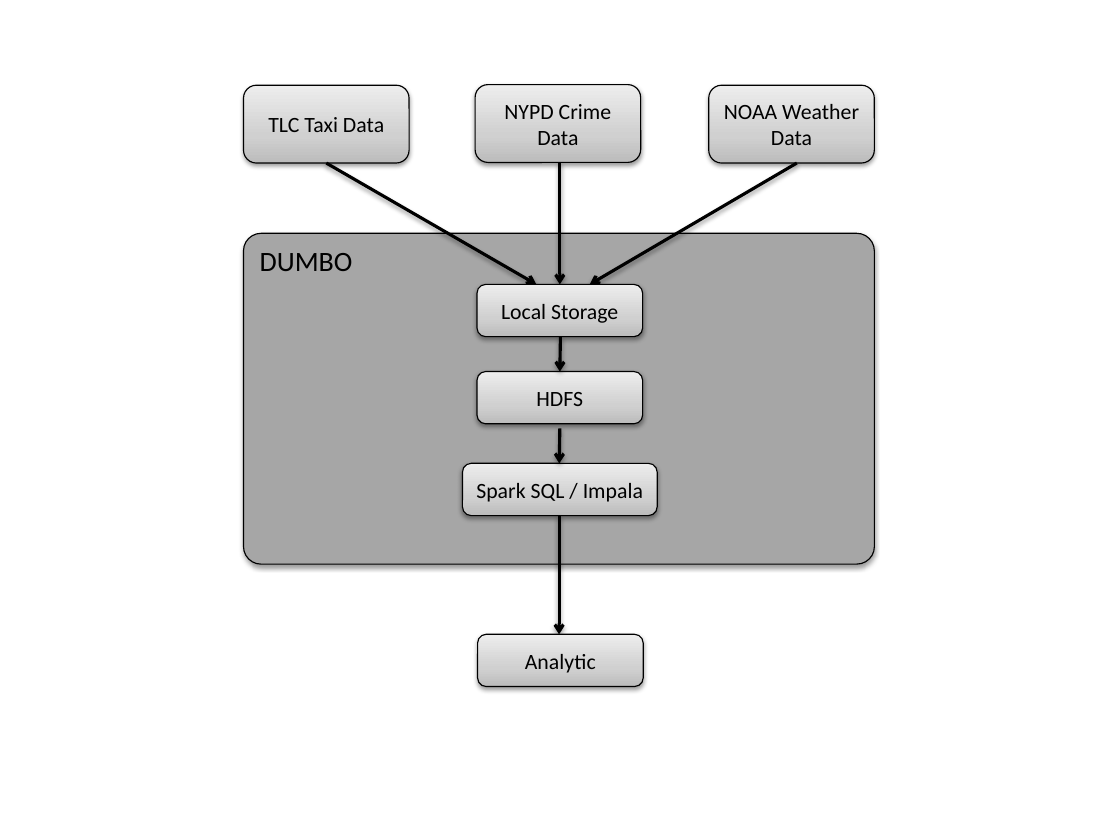
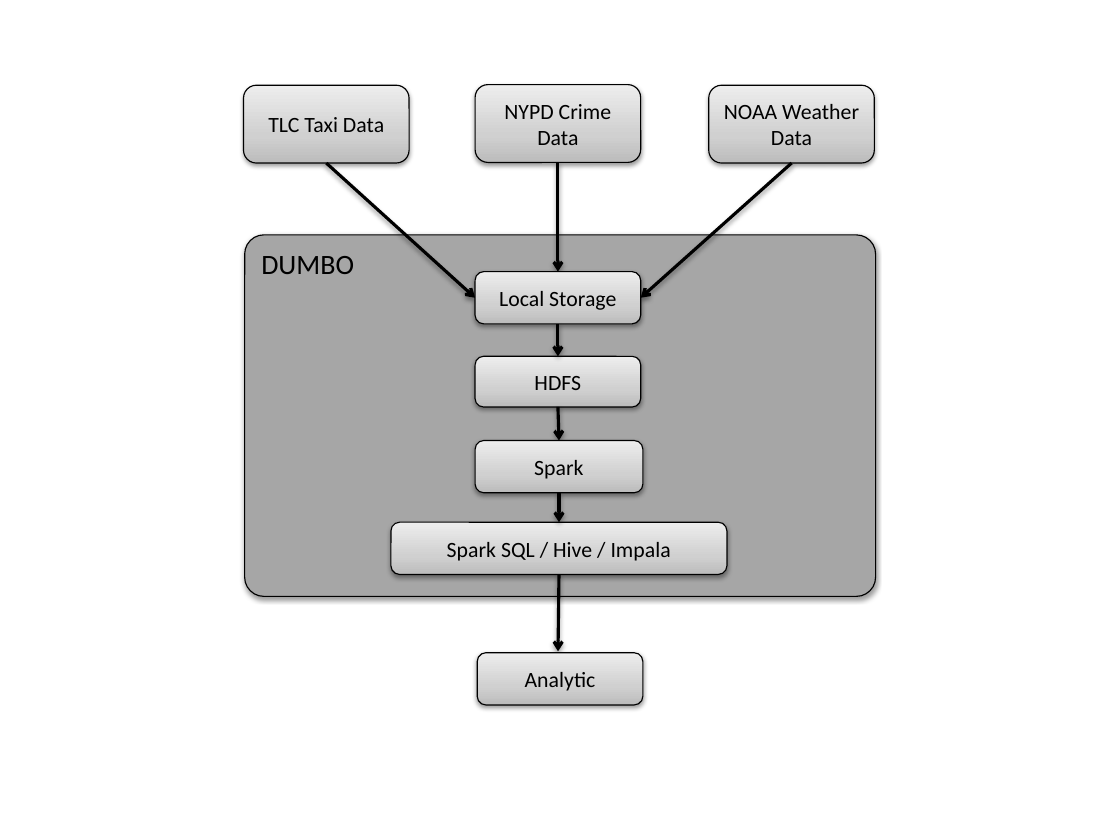
Before and after one commit to carpetri/crime, a slide deck: slide 1 of team_project_proposal/DesignFlowDiagram.pptx. Drawn at 1120x840 pixels with LibreOffice and Linux fonts; fonts in the diff are those of the drawing. Boxes give left, top, right and bottom in pixels: in the first picture for what was removed or moved away, otherwise in the second. Text is boxed around its words. In the diff, an @@ line names an element or a change of style, - is before the commit and + after.

```diff
--- a/team_project_proposal/DesignFlowDiagram.pptx
+++ b/team_project_proposal/DesignFlowDiagram.pptx
@@ arrow moved from (326, 164) - (536, 284) to (326, 164) - (475, 298) @@
@@ arrow moved from (560, 162) - (560, 284) to (558, 162) - (558, 272) @@
@@ arrow moved from (796, 164) - (590, 284) to (792, 164) - (641, 298) @@
@@ rounded rectangle "DUMBO": place and size @@
-rounded rectangle "DUMBO" at (243,233,874,563)
+rounded rectangle "DUMBO" at (244,235,875,597)
@@ rounded rectangle "Local Storage": place and size @@
-rounded rectangle "Local Storage" at (477,284,643,337)
+rounded rectangle "Local Storage" at (475,272,641,325)
@@ arrow moved from (560, 337) - (560, 372) to (558, 324) - (558, 356) @@
@@ rounded rectangle "HDFS": place and size @@
-rounded rectangle "HDFS" at (477,372,643,424)
+rounded rectangle "HDFS" at (475,356,641,407)
@@ arrow moved from (560, 429) - (559, 464) to (558, 407) - (559, 440) @@
@@ rounded rectangle added at (475,440,643,493), fill gradient #BDBDBD to #D1D1D1 to #EEEEEE, outline #000000 0.75 pt, 14 pt, text #000000 @@
+Spark
@@ arrow added from (559, 493) to (559, 522), #000000 2 pt @@
@@ rounded rectangle "Spark SQL / Hive / ...": place and size @@
-rounded rectangle "Spark SQL / Hive / ..." at (463,464,657,516)
+rounded rectangle "Spark SQL / Hive / ..." at (391,522,727,575)
@@ text in rounded rectangle at (447,542,671,561): text changed @@
-Spark SQL / Impala
+Spark SQL / Hive / Impala
@@ arrow moved from (559, 515) - (559, 634) to (559, 575) - (558, 652) @@
@@ rounded rectangle "Analytic": place and size @@
-rounded rectangle "Analytic" at (477,634,643,687)
+rounded rectangle "Analytic" at (477,653,643,706)
```
Also in this commit, not shown: 1 other file.
